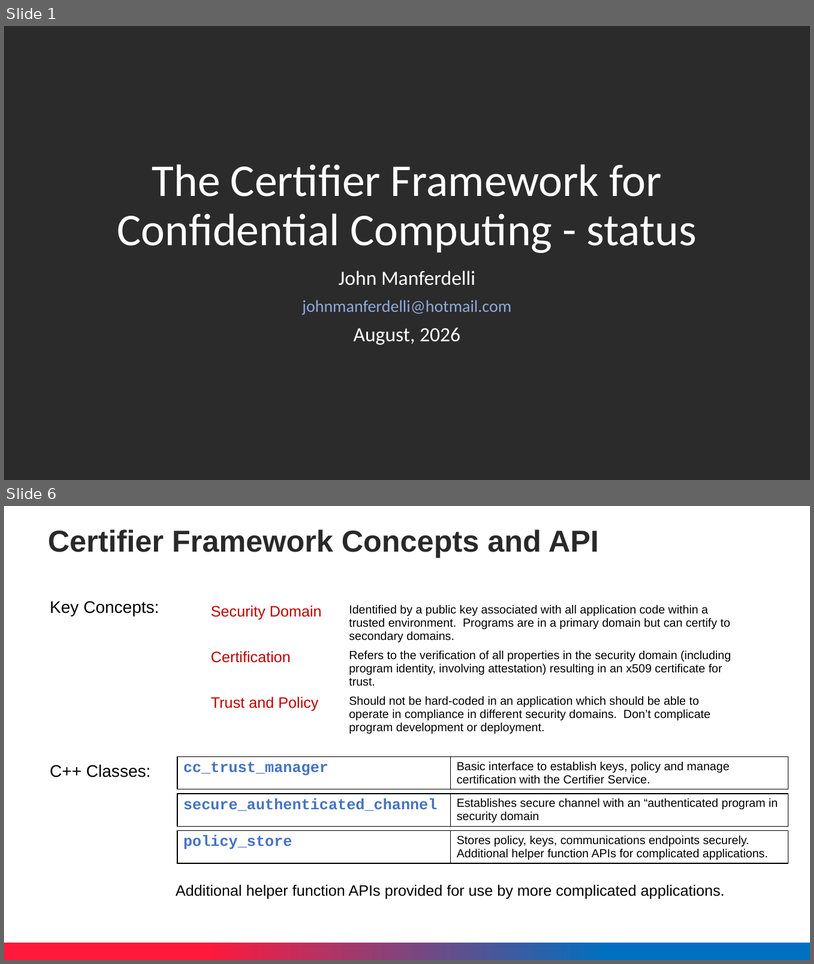
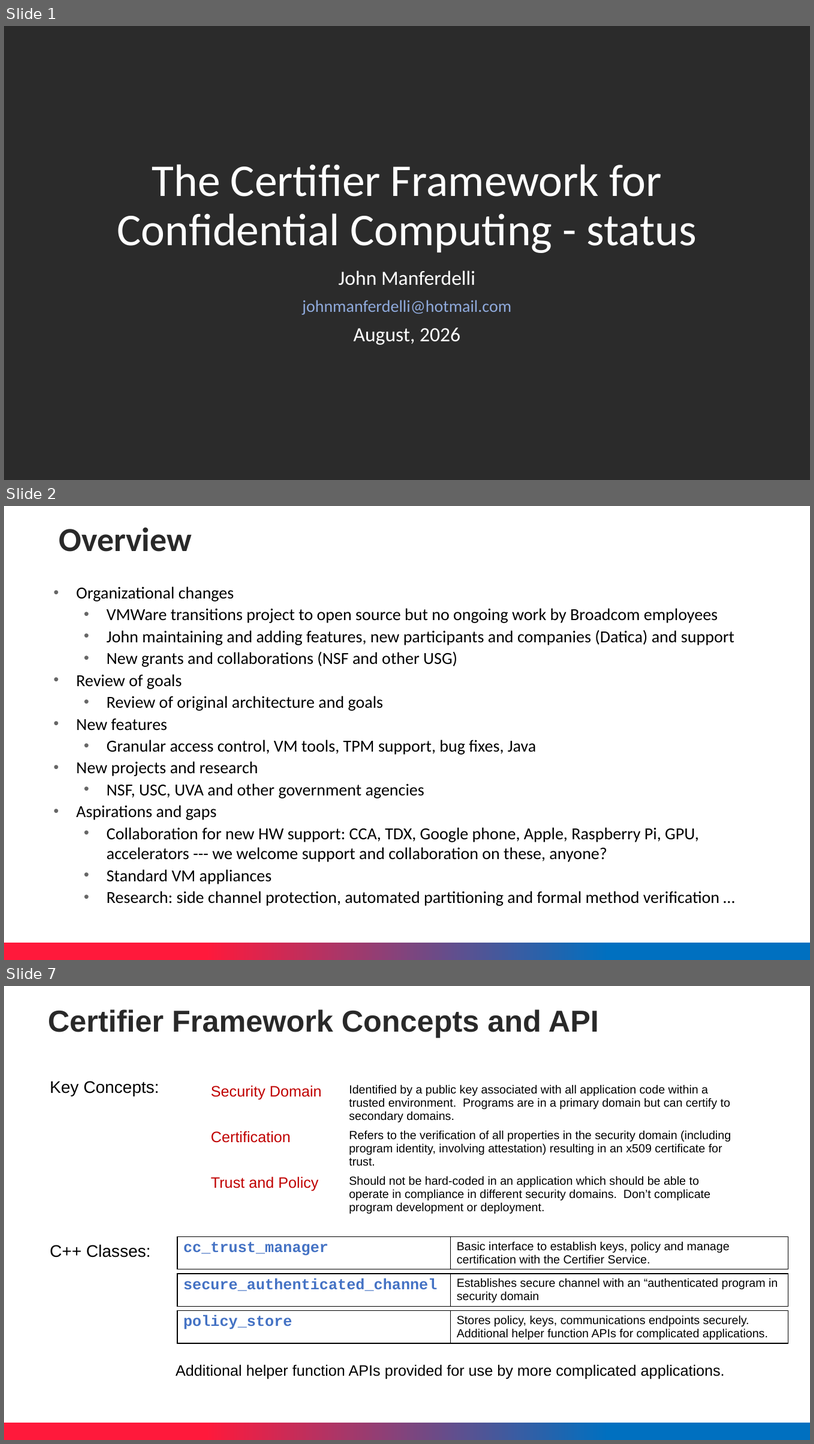
Before and after one commit to ccc-certifier-framework/certifier-framework-for-confidential-computing, a slide deck: Doc/CCC-Proposal-status-2026.pptx. Shown one above the other, each under a label of ours: slides 1 and 6 before the commit, slides 1, 2 and 7 after it; the slides between them are not shown. The pictures are 814x964 and 814x1444 pixels, drawn with LibreOffice and Linux fonts; fonts in the diff are those of the drawing; background and template pictures are left out; a plain dark background stands for a picture behind light text. Boxes give left, top, right and bottom in pixels: in the first picture for what was removed or moved away, otherwise in the second. Text is boxed around its words. In the diff, an @@ line names an element or a change of style, - is before the commit and + after.

```diff
--- a/Doc/CCC-Proposal-status-2026.pptx
+++ b/Doc/CCC-Proposal-status-2026.pptx
@@ slide 2 added at (4,506,810,960), background #FFFFFF; not listed: 1 template element that a slide beside it also shows @@
@@ text added at (59,527,192,552), 40 pt, text #292929, bold @@
+Overview
@@ text added at (76,586,735,906), 20 pt, text #000000 @@
+• Organizational changes
+  • VMWare transitions project to open source but no ongoing work by Broadcom employees
+  • John maintaining and adding features, new participants and companies (Datica) and support
+  • New grants and collaborations (NSF and other USG)
+• Review of goals
+  • Review of original architecture and goals
+• New features
+  • Granular access control, VM tools, TPM support, bug fixes, Java
+• New projects and research
+  • NSF, USC, UVA and other government agencies
+• Aspirations and gaps
+  • Collaboration for new HW support: CCA, TDX, Google phone, Apple, Raspberry Pi, GPU, accelerators --- we welcome support and collaboration on these, anyone?
+  • Standard VM appliances
+  • Research: side channel protection, automated partitioning and formal method verification …
@@ what was slide 6 is now slide 7 @@
```
Also in this commit, not shown: 8 slides changed, 1 other file.
